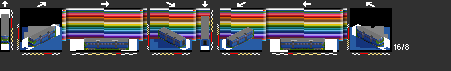
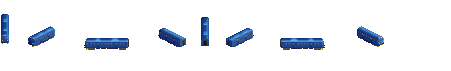
Before/after of a 451 × 71 layered artwork. What changed in the layer stack:
hid "Roof shading" over [96,40,313,41]
hid "NSB_3" over [1,14,384,48]
painted on "BS69A" over [50,38,362,39]
hid "Bakgrund" over [0,0,451,71]
